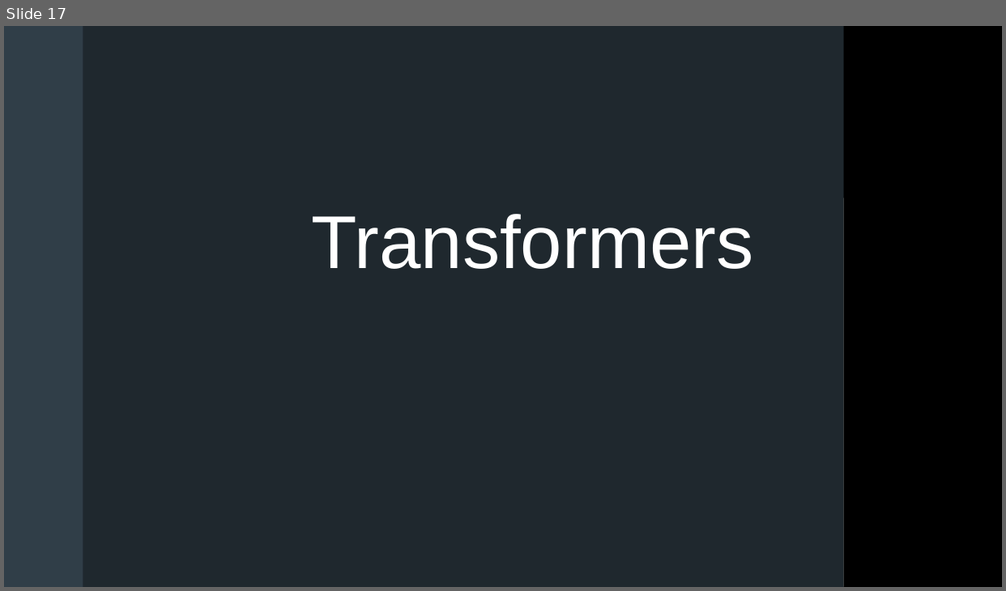
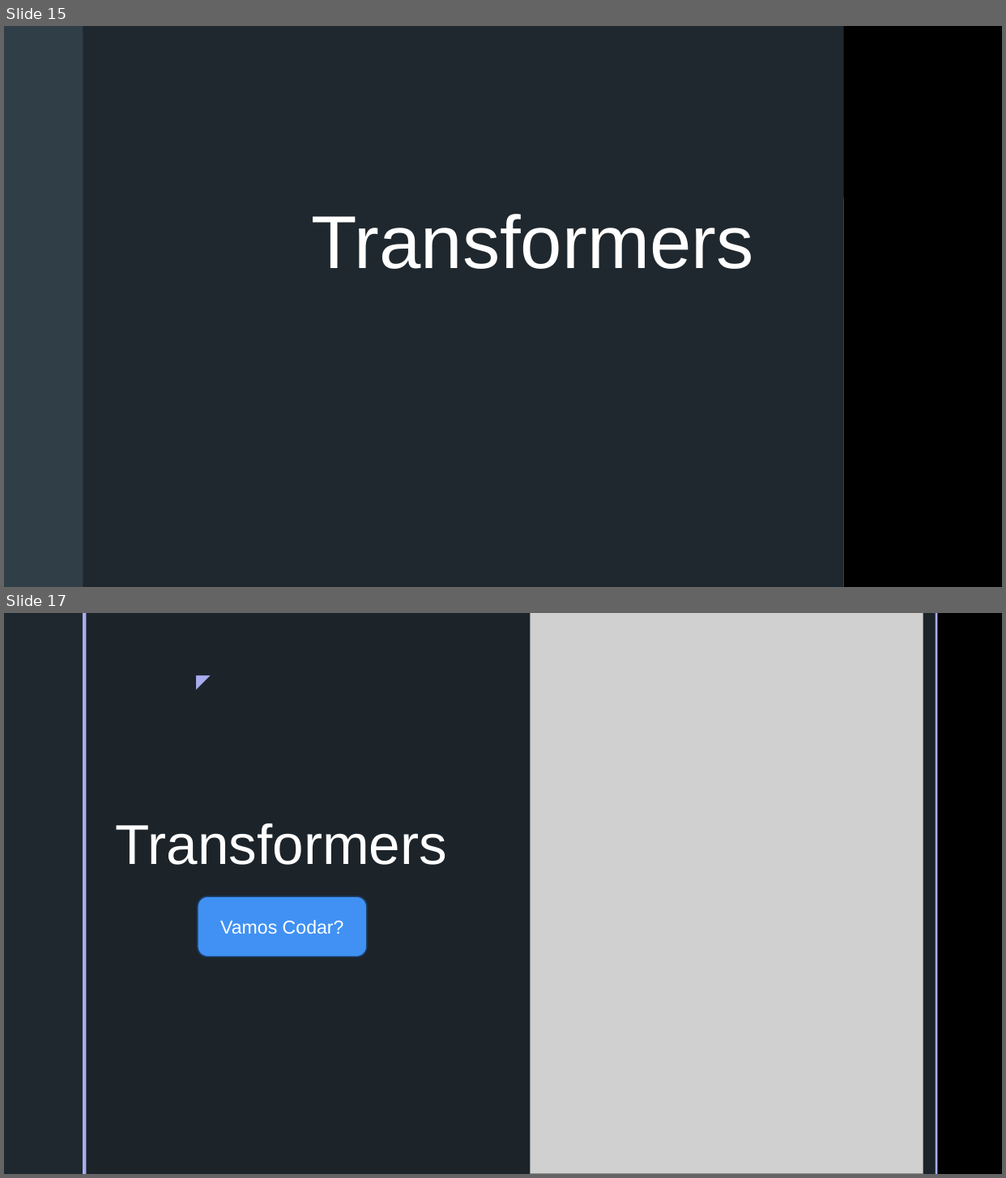
Before and after one commit to batestin1/code_the_future_diobot, a slide deck: materiais/LLM-DIO.pptx. Shown one above the other, each under a label of ours: slide 17 before the commit, slides 15 and 17 after it; the slides between them are not shown. The pictures are 1006x591 and 1006x1178 pixels, drawn with LibreOffice and Linux fonts; fonts in the diff are those of the drawing; grey boxes stand for pictures; background and template pictures are left out. Boxes give left, top, right and bottom in pixels: in the first picture for what was removed or moved away, otherwise in the second. Text is boxed around its words. In the diff, an @@ line names an element or a change of style, - is before the commit and + after.

```diff
--- a/materiais/LLM-DIO.pptx
+++ b/materiais/LLM-DIO.pptx
@@ slide 17 added at (x1=4, y1=613, x2=1002, y2=1174), background picture (left out); not listed: 2 template elements that a slide beside it also shows @@
@@ rectangle added at (x1=4, y1=613, x2=83, y2=1174), fill #1F282E @@
@@ rectangle added at (x1=83, y1=613, x2=87, y2=1174), fill #A9ACEE @@
@@ picture added at (x1=530, y1=613, x2=923, y2=1174) @@
@@ text added at (x1=184, y1=666, x2=217, y2=696), 18 pt, text #A9ACEE @@
+◤
@@ text added at (x1=116, y1=824, x2=447, y2=865), 54 pt, text #FFFFFF @@
+Transformers
@@ rounded rectangle added at (x1=198, y1=897, x2=367, y2=957), fill #4091F3, outline #1C406B 1.25 pt, 18 pt, text #FFFFFF @@
+Vamos Codar?
@@ what was slide 17 is now slide 15 @@
```
Also in this commit, not shown: 7 slides changed, 5 other files.
